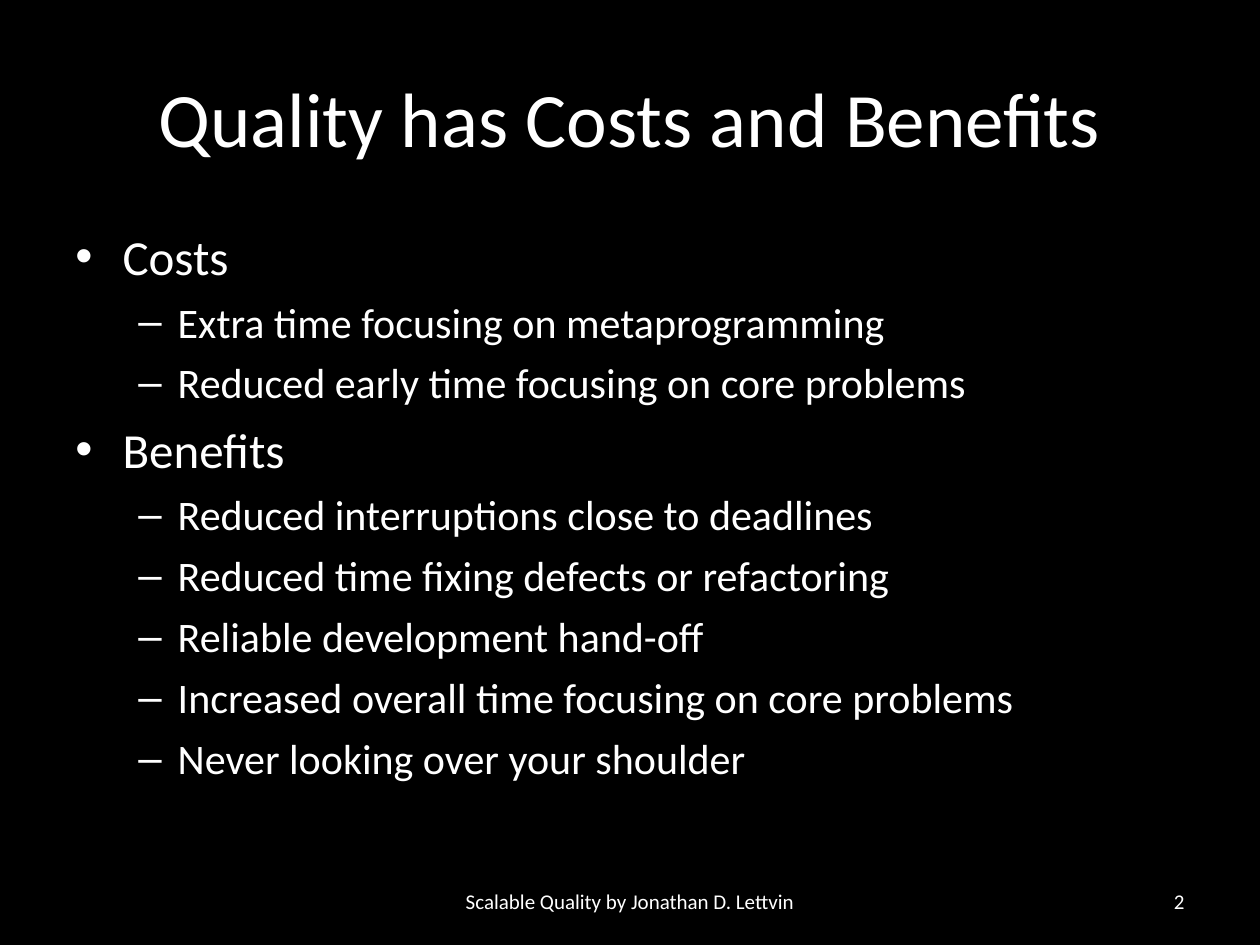
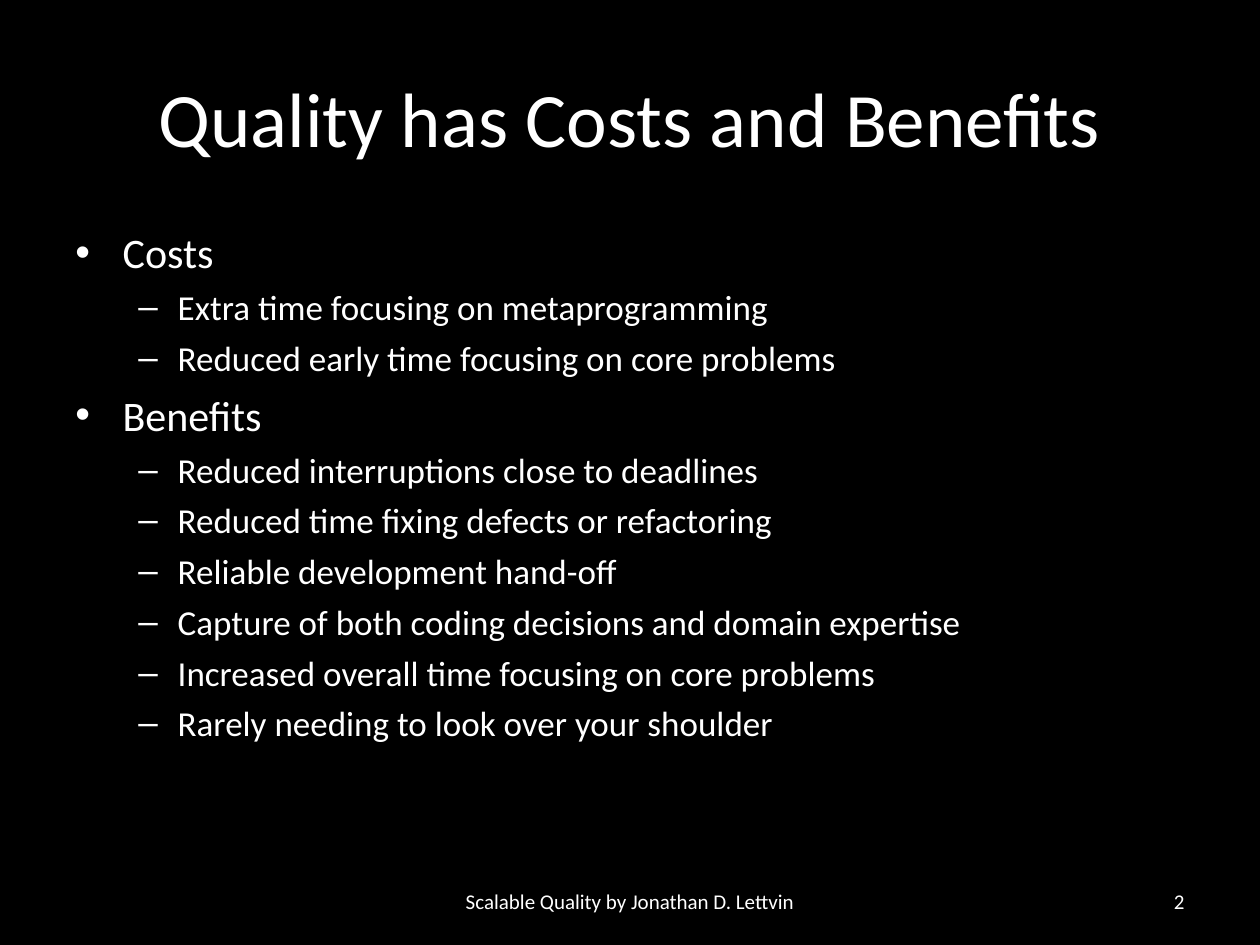
Before and after one commit to jlettvin/code_quality, a slide deck: slide 2 of ScalableQuality.ppt. Drawn at 1260x945 pixels with LibreOffice and Linux fonts; fonts in the diff are those of the drawing. Boxes give left, top, right and bottom in pixels: in the first picture for what was removed or moved away, otherwise in the second. Text is boxed around its words. In the diff, an @@ line names an element or a change of style, - is before the commit and + after.

```diff
--- a/ScalableQuality.ppt
+++ b/ScalableQuality.ppt
@@ text at (123,240,875,692): size 28 to 24 pt in "Costs", "Benefits"; size 24 to 20 pt in "Extra time focusing on metaprogramming", "Reduced early time focusing on core problems", "Reduced interruptions close to deadlines", "Reduced time fixing defects or refactoring" and 2 more places; less space between paragraphs @@
@@ text at (178,610,960,641): paragraph added @@
+  – Capture of both coding decisions and domain expertise
@@ text at (178,711,772,742): text changed; size 24 to 20 pt @@
-  – Never looking over your shoulder
+  – Rarely needing to look over your shoulder
```
Also in this commit, not shown: 1 other file.
